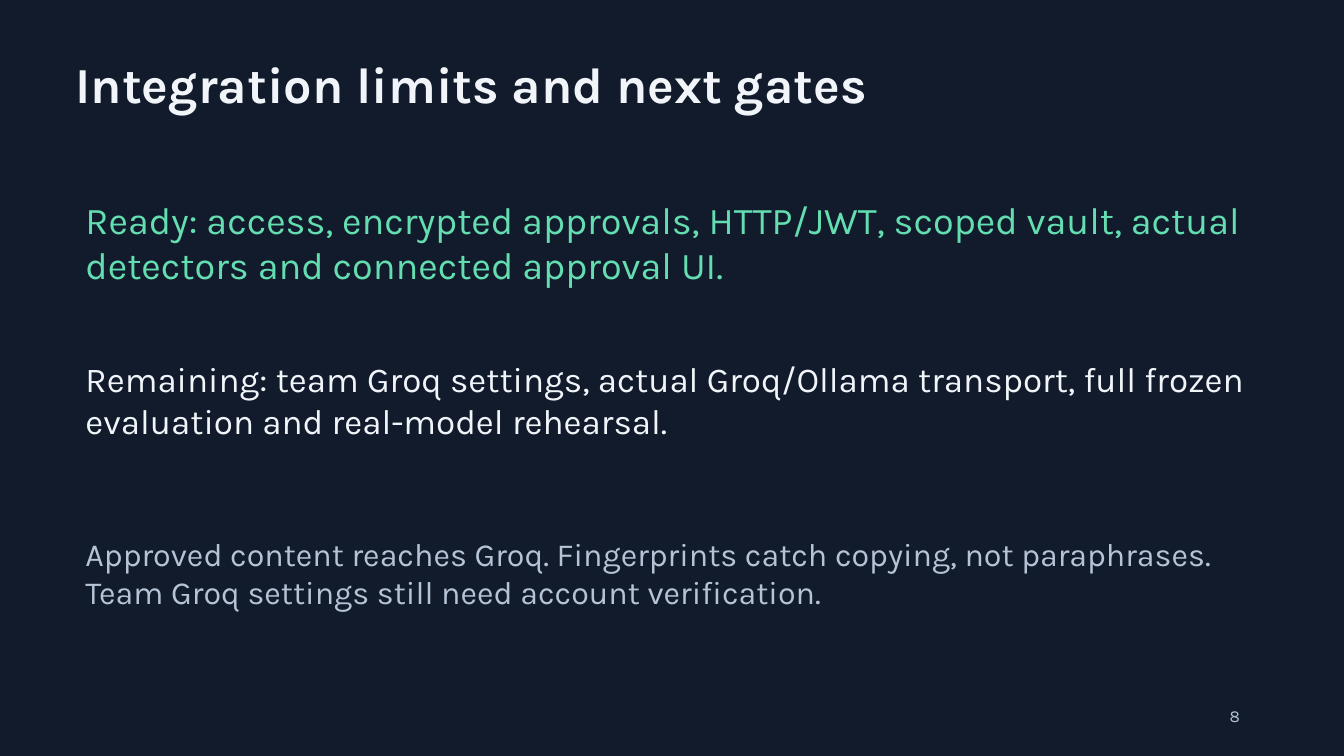
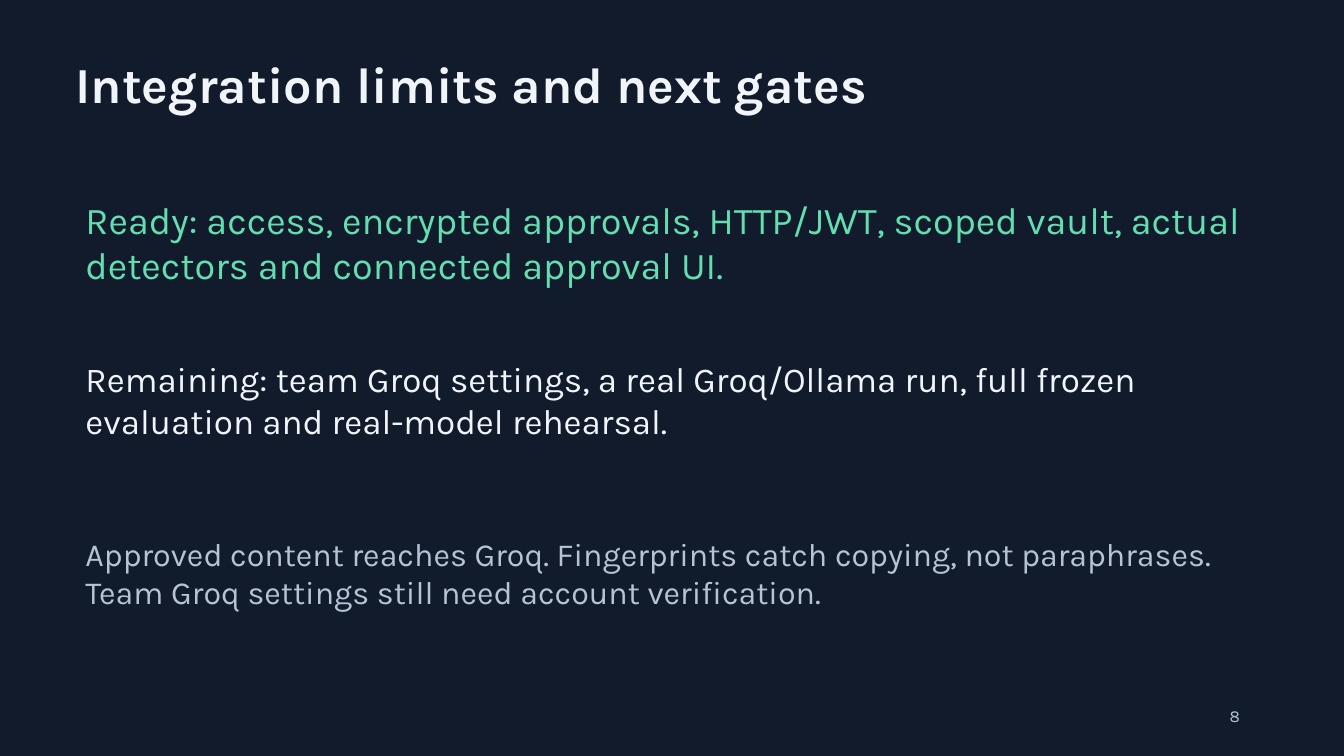
Before and after one commit to TeamElara/Aevia-AI, a slide deck: slide 8 of docs/Alwaz-LeakShield.pptx. Drawn at 1344x756 pixels with LibreOffice and Linux fonts; fonts in the diff are those of the drawing. Boxes give left, top, right and bottom in pixels: in the first picture for what was removed or moved away, otherwise in the second. Text is boxed around its words. In the diff, an @@ line names an element or a change of style, - is before the commit and + after.

```diff
--- a/docs/Alwaz-LeakShield.pptx
+++ b/docs/Alwaz-LeakShield.pptx
@@ text at bbox=[85, 366, 1135, 435]: text changed @@
-Remaining: team Groq settings, actual Groq/Ollama transport, full frozen evaluation and real-model rehearsal.
+Remaining: team Groq settings, a real Groq/Ollama run, full frozen evaluation and real-model rehearsal.
```
Also in this commit, not shown: 1 other slide changed, 14 other files.
